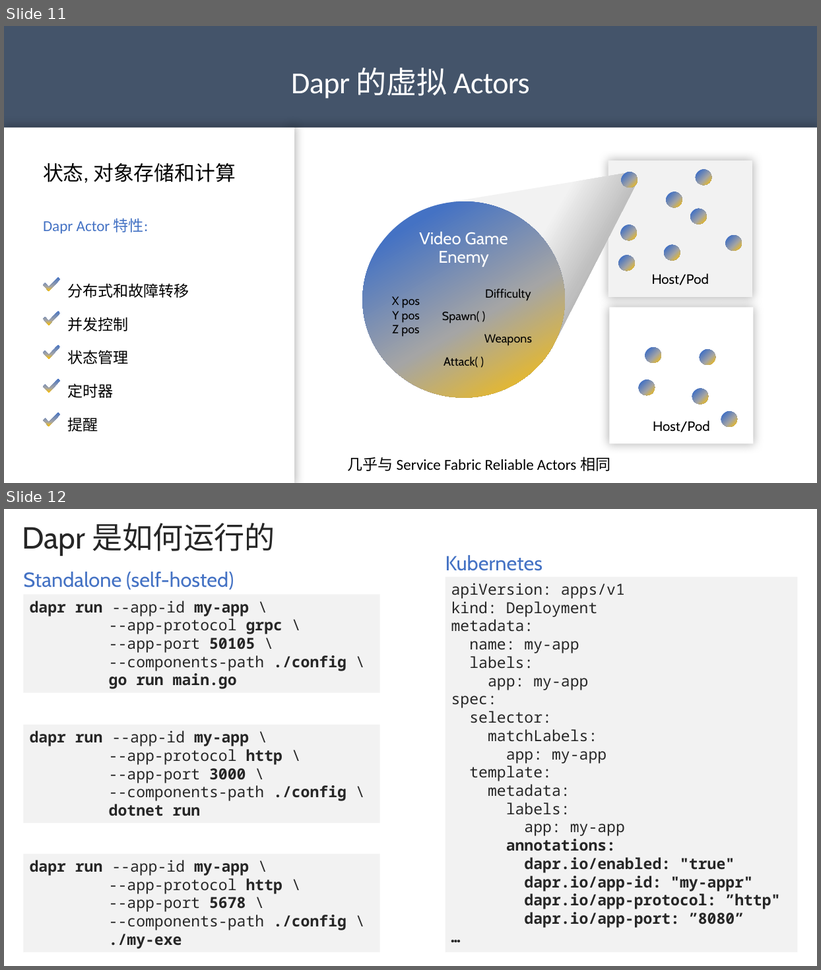
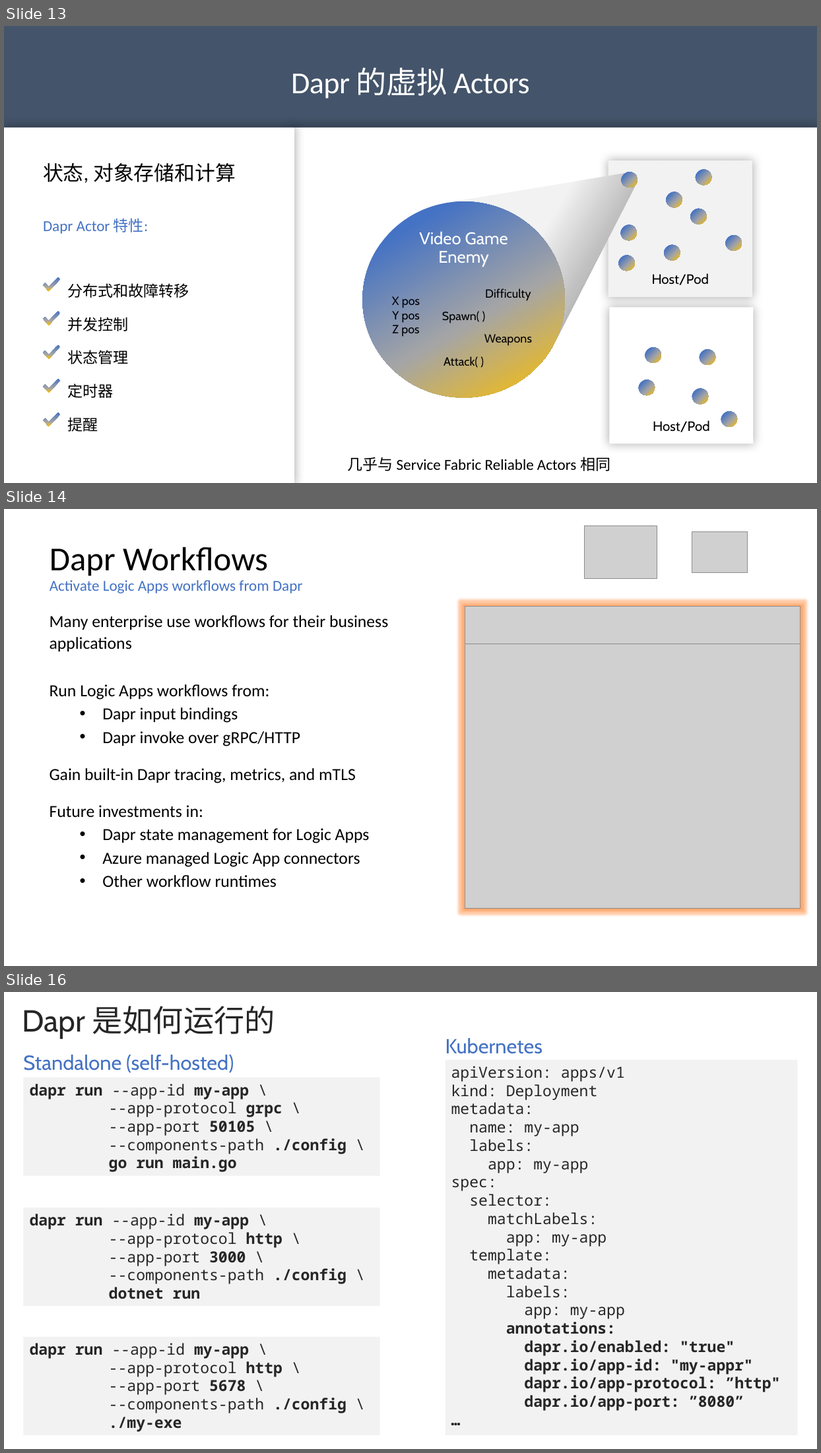
Before and after one commit to geffzhang/TyeDaprDemo, a slide deck: slides.pptx. Shown one above the other, each under a label of ours: slides 11 and 12 before the commit, slides 13, 14 and 16 after it; the slides between them are not shown. The pictures are 821x970 and 821x1453 pixels, drawn with LibreOffice and Linux fonts; fonts in the diff are those of the drawing; grey boxes stand for pictures. Boxes give left, top, right and bottom in pixels: in the first picture for what was removed or moved away, otherwise in the second. Text is boxed around its words. In the diff, an @@ line names an element or a change of style, - is before the commit and + after.

```diff
--- a/slides.pptx
+++ b/slides.pptx
@@ slide 14 added at <box>4,509,817,966</box>, background #FFFFFF @@
@@ picture added at <box>585,525,657,578</box> @@
@@ title added at <box>50,547,302,593</box>, 18 pt, text #4472C4 @@
+Dapr Workflows
+Activate Logic Apps workflows from Dapr
@@ picture added at <box>692,531,748,572</box> @@
@@ rectangle added at <box>465,607,801,908</box>, fill #FFFFFF @@
@@ picture added at <box>465,607,801,650</box> @@
@@ text added at <box>50,615,388,888</box>, 20 pt, text #000000 @@
+Many enterprise use workflows for their business applications
+Run Logic Apps workflows from:
+  • Dapr input bindings
+  • Dapr invoke over gRPC/HTTP
+Gain built-in Dapr tracing, metrics, and mTLS
+Future investments in:
+  • Dapr state management for Logic Apps
+  • Azure managed Logic App connectors
+  • Other workflow runtimes
@@ picture added at <box>465,644,801,908</box> @@
@@ what was slide 11 is now slide 13 @@
@@ what was slide 12 is now slide 16 @@
```
Also in this commit, not shown: 1 slide changed, 5 other slides added, 1 slide removed.
